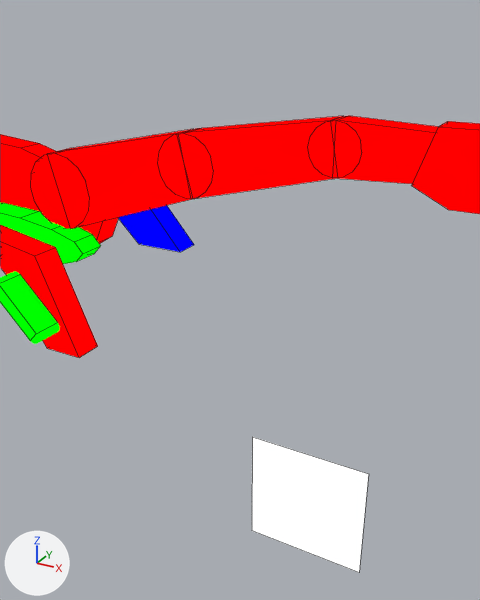
An edit to the Blender file assets-source/blender/motion/plesiosaurus-roar.blend, drawn before and after from the same camera.
One viewpoint serves both versions: a 50 mm camera at (88.43, -37.34, 22.25) aimed at (84.12, -29.52, 18.34). Arrows for +X, +Y and +Z are at lower left; the lights stay in place. The first picture is the older version. Mesh edges are drawn as thin lines on the coarser meshes.

Names of what the first picture shows: 'DinoTycoon_Motion_plesiosaurus_roar_belly', 'DinoTycoon_Motion_plesiosaurus_roar_eye', 'DinoTycoon_Motion_plesiosaurus_roar_far_paddle1', 'DinoTycoon_Motion_plesiosaurus_roar_head', 'DinoTycoon_Motion_plesiosaurus_roar_near_paddle1', 'DinoTycoon_Motion_plesiosaurus_roar_neck_0', 'DinoTycoon_Motion_plesiosaurus_roar_neck_1', 'DinoTycoon_Motion_plesiosaurus_roar_neck_2', 'DinoTycoon_Motion_plesiosaurus_roar_neck_joint_0', 'DinoTycoon_Motion_plesiosaurus_roar_neck_joint_2', 'DinoTycoon_Motion_plesiosaurus_roar_paddle_edge1_0', 'DinoTycoon_Motion_plesiosaurus_roar_trunk' and 3 more.
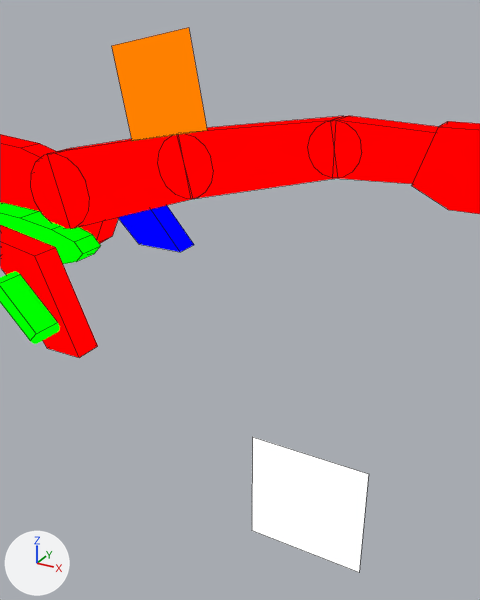
The newer file adds a shape key; the second version is drawn at full value of the shape key 'roar_04' of 'DinoTycoon_Motion_plesiosaurus_roar_eye_white', and the change is written as the vertex moves it makes.

Location of each change, [x1, y1, x2, y2] in pixels of the pictures (480 x 600 px):
```json
{"object": "DinoTycoon_Motion_plesiosaurus_roar_eye_white", "change": "added", "after": [112, 27, 207, 141], "on screen": "orange"}
```

Edits to the scene script, one JSON object a line:
```json
{"op": "add", "block": "mat_dinotycoon_role_y", "code": ["mat_dinotycoon_role_y = emission_material('DinoTycoon_Role_Y')", "mat_dinotycoon_role_y.base_color = (1.0, 0.216, 0.0)  # orange #ff8000"]}
{"op": "add", "block": "me_dinotycoon_motion_plesiosaurus_roar_sample_eye_white", "code": ["me_dinotycoon_motion_plesiosaurus_roar_sample_eye_white = bpy.data.meshes.new('DinoTycoon_Motion_plesiosaurus_roar_sample_eye_white')", "me_dinotycoon_motion_plesiosaurus_roar_sample_eye_white.from_pydata([(81.66, -29.0, 21.73), (83.03, -29.0, 22.0), (83.3, -29.0, 20.63), (81.93, -29.0, 20.36), (81.66, -29.0, 21.73), (83.03, -29.0, 22.0), (83.3, -29.0, 20.63), (81.93, -29.0, 20.36)], [], [(3, 2, 1, 0), (4, 5, 6, 7), (0, 1, 5, 4), (1, 2, 6, 5), (2, 3, 7, 6), (3, 0, 4, 7)])", "me_dinotycoon_motion_plesiosaurus_roar_sample_eye_white.materials.append(mat_dinotycoon_role_y)  # orange #ff8000"]}
{"op": "add", "block": "ob_dinotycoon_motion_plesiosaurus_roar_eye_white", "code": ["ob_dinotycoon_motion_plesiosaurus_roar_eye_white = bpy.data.objects.new('DinoTycoon_Motion_plesiosaurus_roar_eye_white', me_dinotycoon_motion_plesiosaurus_roar_sample_eye_white)", "ob_dinotycoon_motion_plesiosaurus_roar_eye_white.location = (0.0, 0.0, 0.0)"]}
```
